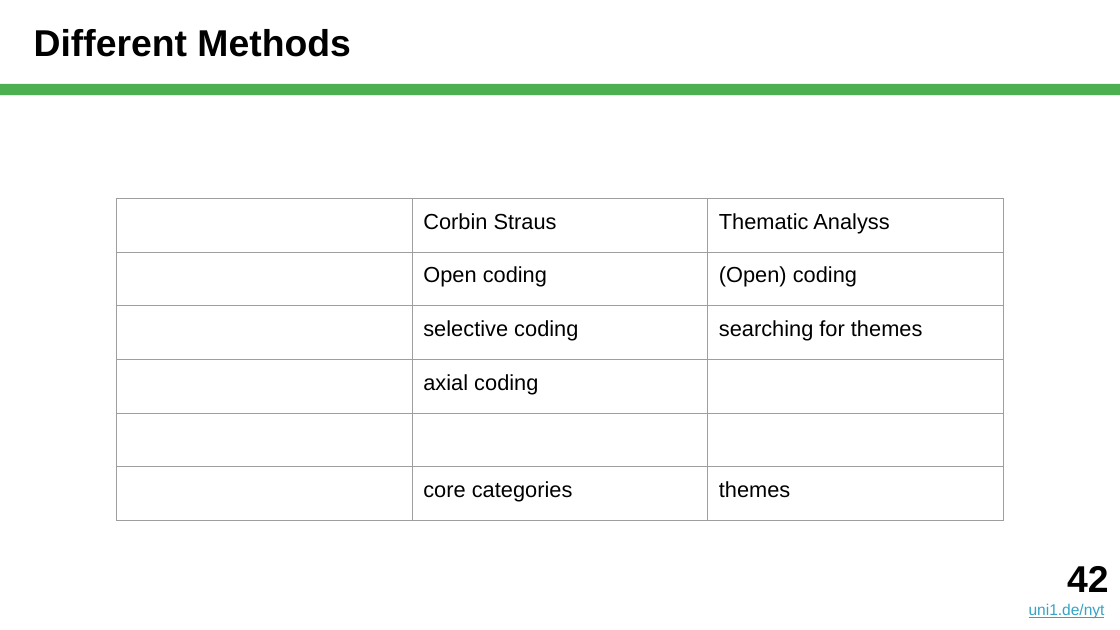
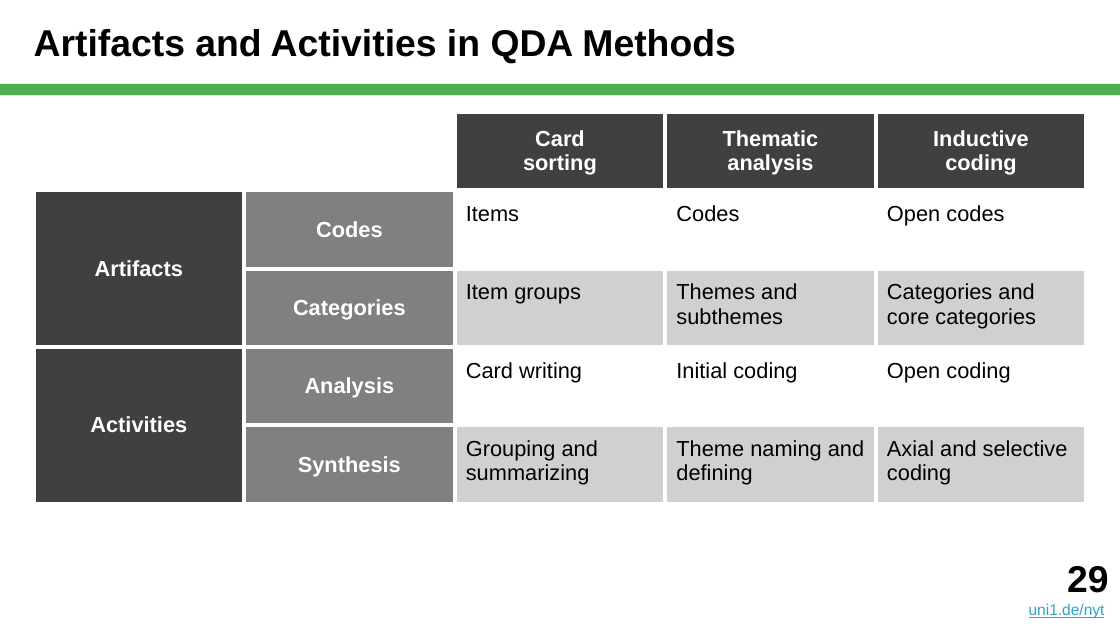
Before and after one commit to dirkriehle/nyt-course, a slide deck: slide 29 of Lecture slides/NYT B03 - Qualitative Data Analysis.pptx (slide 42 before the commit). Drawn at 1120x630 pixels with LibreOffice and Linux fonts; fonts in the diff are those of the drawing. Boxes give left, top, right and bottom in pixels: in the first picture for what was removed or moved away, otherwise in the second. Text is boxed around its words. In the diff, an @@ line names an element or a change of style, - is before the commit and + after.

```diff
--- a/Lecture slides/NYT B03 - Qualitative Data Analysis.pptx
+++ b/Lecture slides/NYT B03 - Qualitative Data Analysis.pptx
@@ title at (34,29,735,64): text changed @@
-Different Methods
+Artifacts and Activities in QDA Methods
@@ table added at (34,112,1086,489), 5 rows, 5 columns @@
+ |  | Card sorting | Thematic analysis | Inductive / coding
+Artifacts | Codes | Items | Codes | Open codes
+ | Categories | Item groups | Themes and subthemes | Categories and core categories
+Activities | Analysis | Card writing | Initial coding | Open coding
+ | Synthesis | Grouping and summarizing | Theme naming and defining | Axial and selective coding
@@ table removed at (116,198,1004,566), 6 rows, 3 columns @@
- | Corbin Straus | Thematic Analyss
- | Open coding | (Open) coding
- | selective coding | searching for themes
- | axial coding | 
- |  | 
- | core categories | themes
@@ text at (1067,566,1108,593): text changed @@
-42
+29
```
Also in this commit, not shown: 14 other slides changed, 40 slides added, 24 slides removed, 3 other files.
